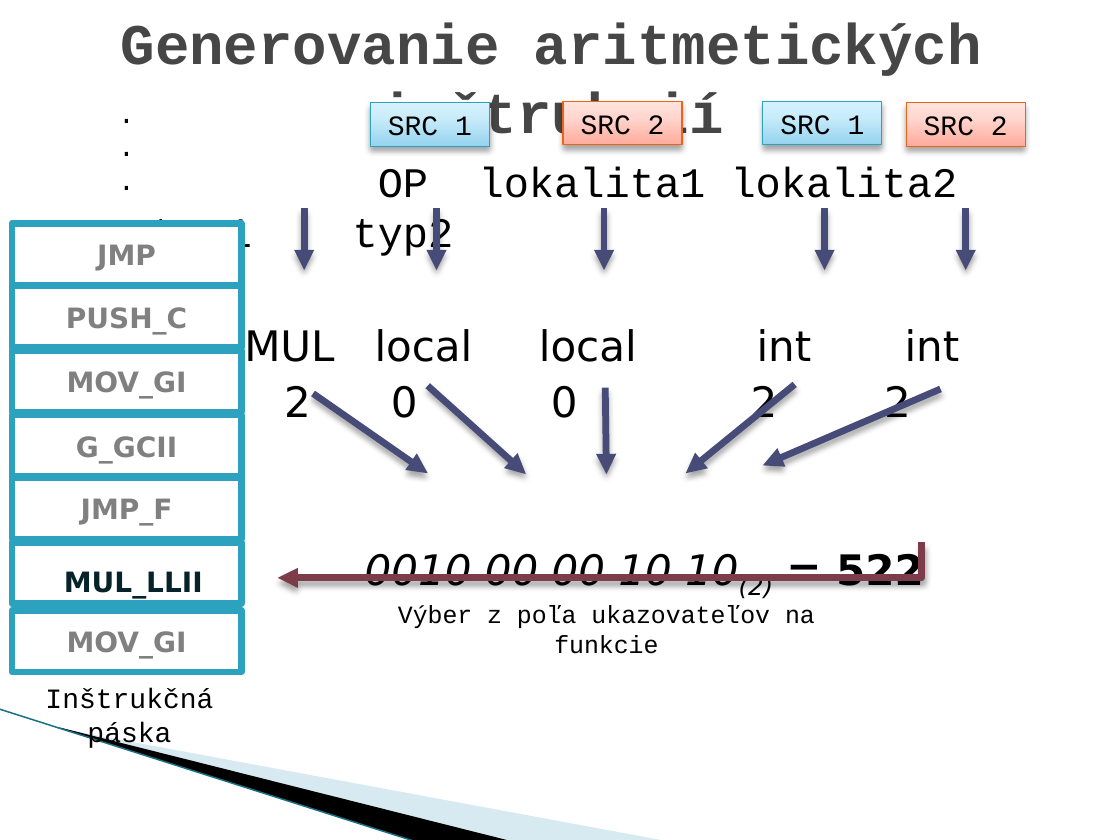
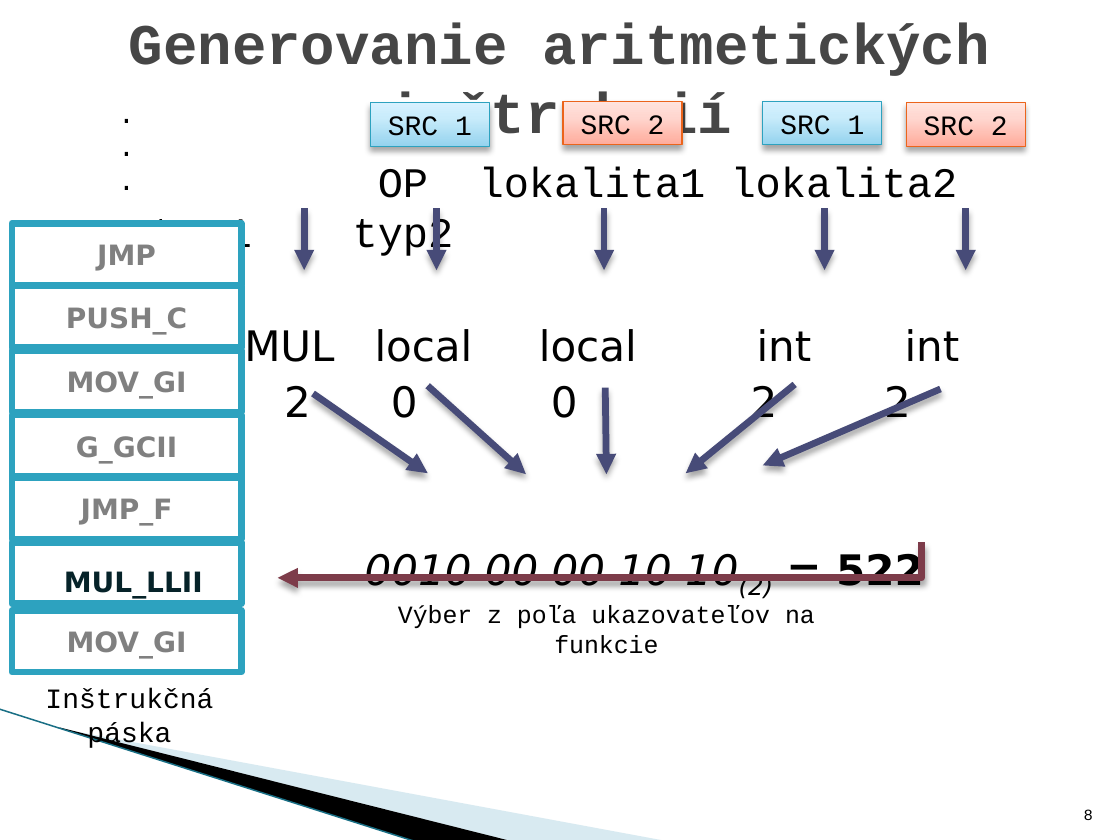
Before and after one commit to Dasio/IFJ, a slide deck: slide 8 of obhajoba/ifj_prezentacia.pptx. Drawn at 1120x840 pixels with LibreOffice and Linux fonts; fonts in the diff are those of the drawing; background and template pictures are left out. Boxes give left, top, right and bottom in pixels: in the first picture for what was removed or moved away, otherwise in the second. Text is boxed around its words. In the diff, an @@ line names an element or a change of style, - is before the commit and + after.

```diff
--- a/obhajoba/ifj_prezentacia.pptx
+++ b/obhajoba/ifj_prezentacia.pptx
@@ title "Generovanie aritmetických inštrukcií": place and size @@
-title "Generovanie aritmetických inštrukcií" at (121,23,982,149)
+title "Generovanie aritmetických inštrukcií" at (129,23,990,149)
@@ page number added at (1084,809,1093,820), 10 pt, text #000000 @@
+8
```
Also in this commit, not shown: 12 other slides changed, 1 other file.
